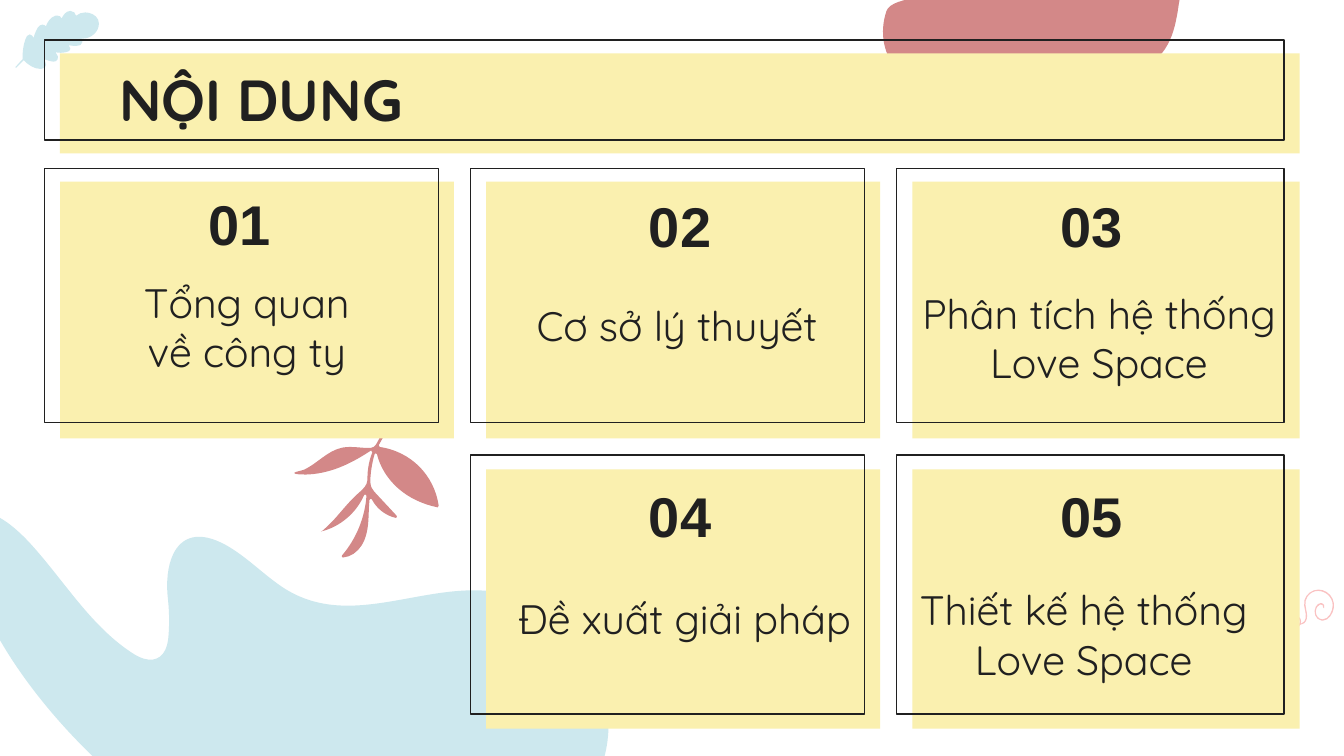
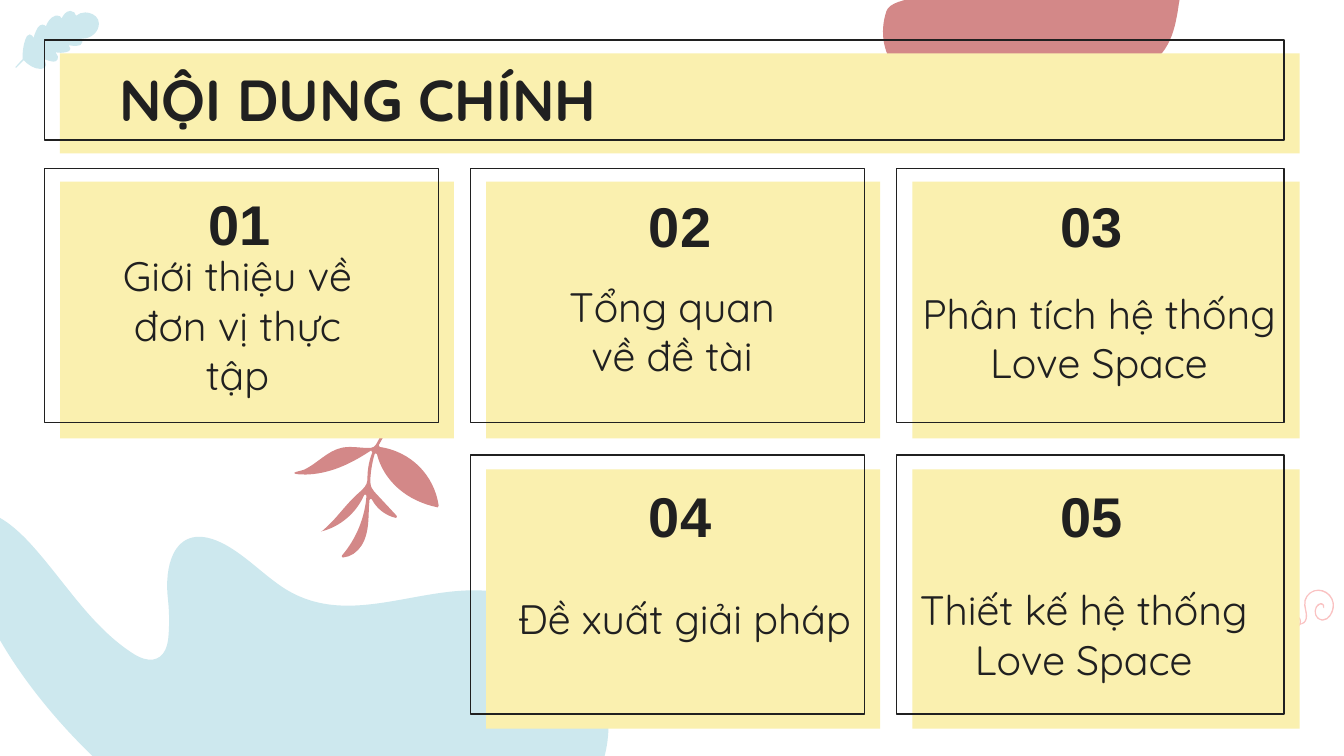
Before and after one commit to nhamct/ThucTapTN_2021_2022_2, a slide deck: slide 2 of 05. Phạm Thị Diệu Liên/PhamThiDieuLien_44K21.1.pptx. Drawn at 1344x756 pixels with LibreOffice and Linux fonts; fonts in the diff are those of the drawing. Boxes give left, top, right and bottom in pixels: in the first picture for what was removed or moved away, otherwise in the second. Text is boxed around its words. In the diff, an @@ line names an element or a change of style, - is before the commit and + after.

Commit message:
update final and slide

```diff
--- a/05. Phạm Thị Diệu Liên/PhamThiDieuLien_44K21.1.pptx
+++ b/05. Phạm Thị Diệu Liên/PhamThiDieuLien_44K21.1.pptx
@@ title at bbox=[119, 69, 597, 130]: text changed @@
-NỘI DUNG
+NỘI DUNG CHÍNH
@@ subtitle at bbox=[123, 257, 352, 398]: text changed @@
-Tổng quan về công ty
+Giới thiệu về đơn vị thực tập
@@ subtitle at bbox=[569, 288, 774, 372]: text changed @@
-Cơ sở lý thuyết
+Tổng quan về đề tài
```
Also in this commit, not shown: 8 other slides changed, 2 slides added, 2 slides removed, 1 other file.
